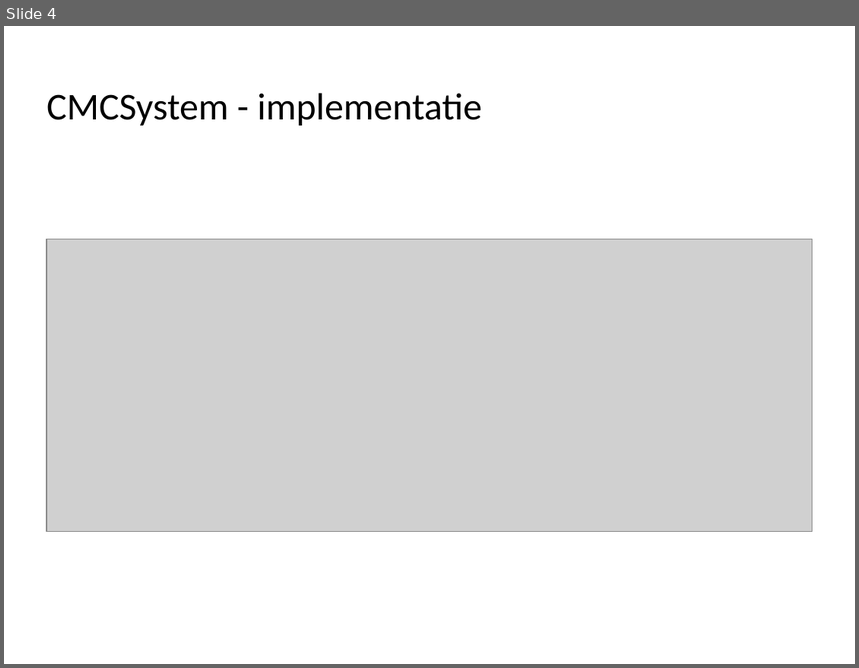
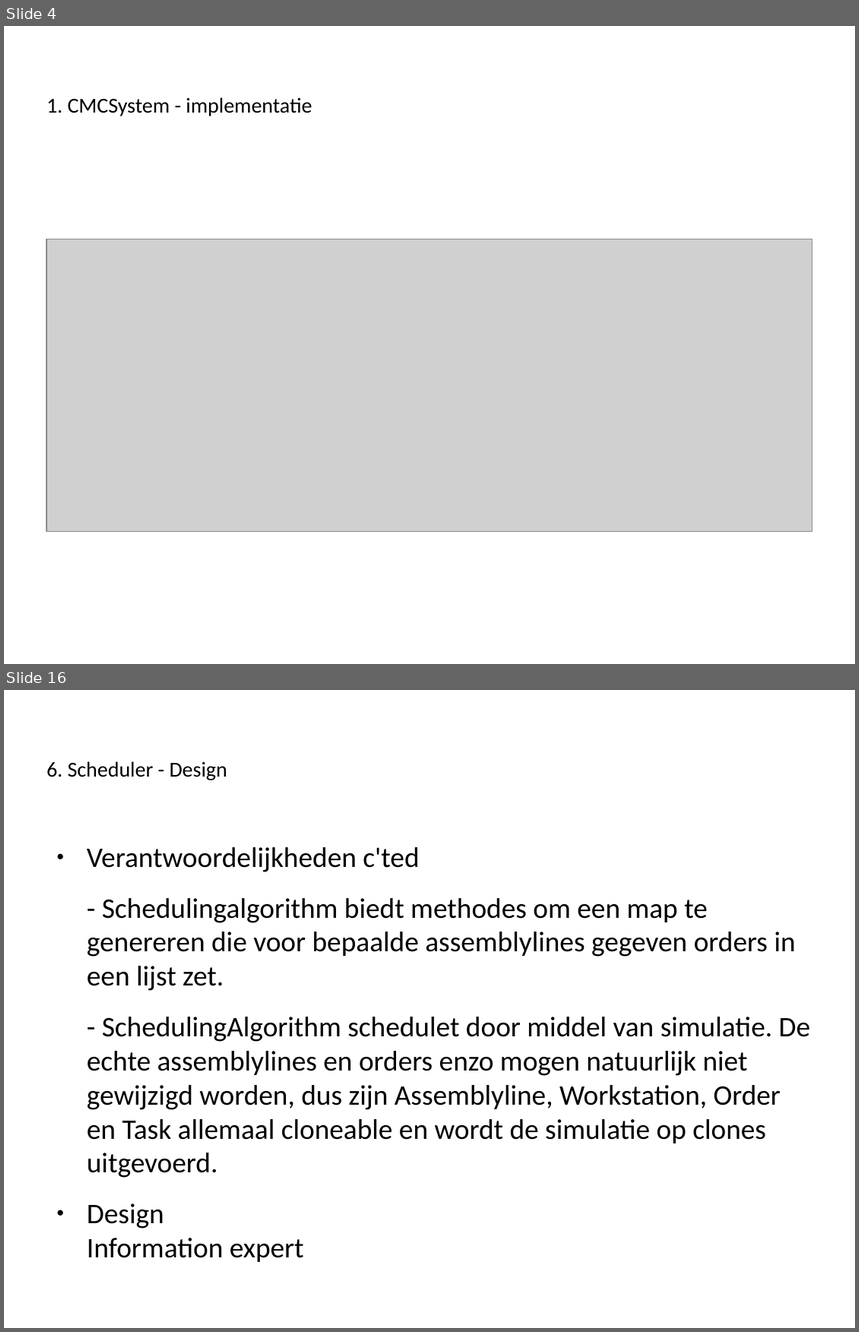
Before and after one commit to Novarg1/SWOP21, a slide deck: presentatie/Presentatie_Iteratie3.odp. Shown one above the other, each under a label of ours: slide 4 before the commit, slides 4 and 16 after it; the slides between them are not shown. The pictures are 859x668 and 859x1332 pixels, drawn with LibreOffice and Linux fonts; fonts in the diff are those of the drawing; grey boxes stand for pictures. Boxes give left, top, right and bottom in pixels: in the first picture for what was removed or moved away, otherwise in the second. Text is boxed around its words. In the diff, an @@ line names an element or a change of style, - is before the commit and + after.

```diff
--- a/presentatie/Presentatie_Iteratie3.odp
+++ b/presentatie/Presentatie_Iteratie3.odp
@@ slide 16 added at <box>4,690,855,1328</box>, background #FFFFFF @@
@@ title added at <box>47,761,227,780</box>, 18 pt, text #000000 @@
+6. Scheduler - Design
@@ text added at <box>87,847,811,1262</box>, 24 pt, text #000000 @@
+● Verantwoordelijkheden c'ted
+- Schedulingalgorithm biedt methodes om een map te genereren die voor bepaalde assemblylines gegeven orders in een lijst zet.
+- SchedulingAlgorithm schedulet door middel van simulatie. De echte assemblylines en orders enzo mogen natuurlijk niet gewijzigd worden, dus zijn Assemblyline, Workstation, Order en Task allemaal cloneable en wordt de simulatie op clones uitgevoerd.
+● Design
+  Information expert
@@ slide 4 changed as well @@
@@ title at <box>47,97,312,116</box>: text changed; size 32 to 18 pt @@
-CMCSystem - implementatie
+1. CMCSystem - implementatie
```
Also in this commit, not shown: 1 other slide changed, 22 other slides added.
